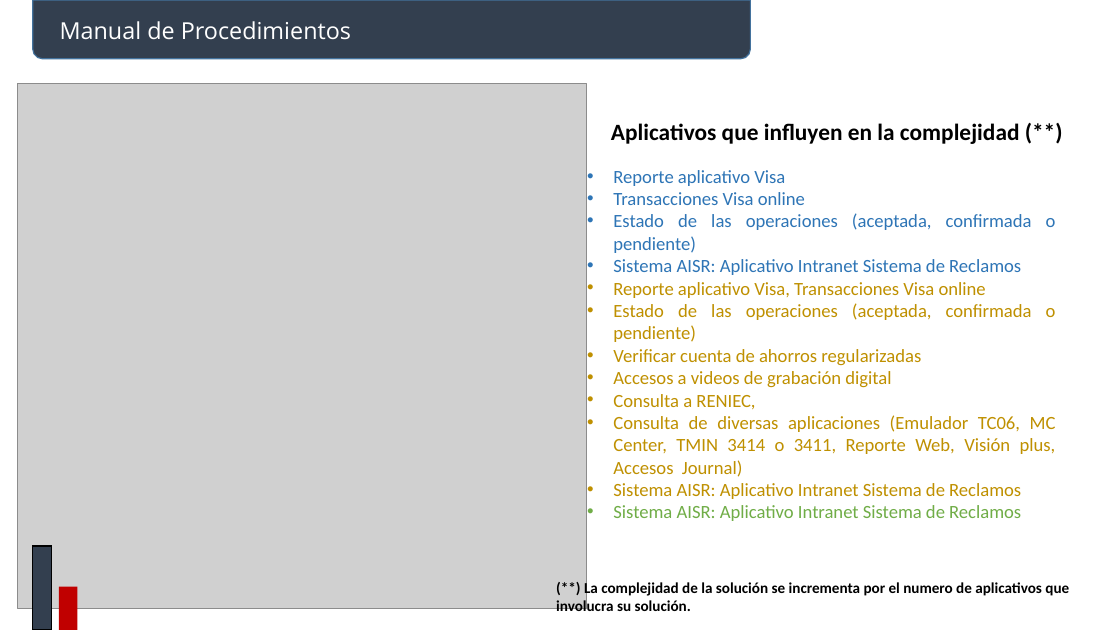
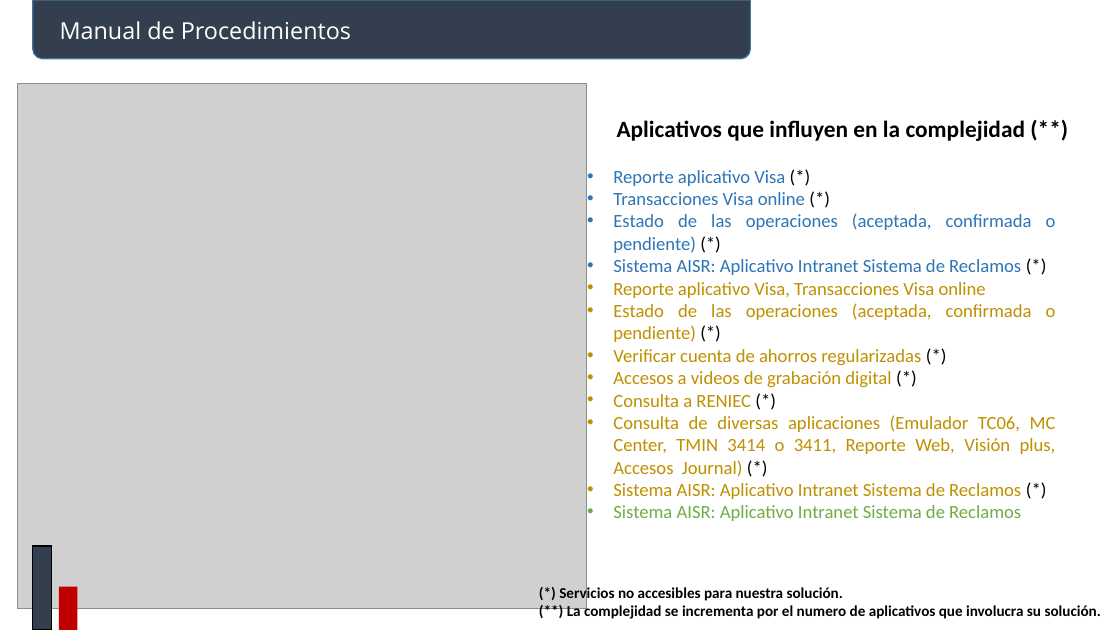
Before and after one commit to johnkbarrera/R2D2, a slide deck: slide 2 of BancoNacion/documentos/Reclamos_03_22.pptx. Drawn at 1120x630 pixels with LibreOffice and Linux fonts; fonts in the diff are those of the drawing; grey boxes stand for pictures. Boxes give left, top, right and bottom in pixels: in the first picture for what was removed or moved away, otherwise in the second. Text is boxed around its words. In the diff, an @@ line names an element or a change of style, - is before the commit and + after.

Commit message:
Reclamos 03 22

```diff
--- a/BancoNacion/documentos/Reclamos_03_22.pptx
+++ b/BancoNacion/documentos/Reclamos_03_22.pptx
@@ text "Aplicativos que influyen en la ..." moved from (x1=611, y1=123, x2=1020, y2=144) to (x1=617, y1=120, x2=1026, y2=141) @@
@@ text at (x1=613, y1=170, x2=1056, y2=499): text changed; text colour #2E75B6 to #BF9000 @@
-• Reporte aplicativo Visa
-• Transacciones Visa online
-• Estado de las operaciones (aceptada, confirmada o pendiente)
+• Reporte aplicativo Visa (*)
+• Transacciones Visa online (*)
+• Estado de las operaciones (aceptada, confirmada o pendiente) (*)
+• Sistema AISR: Aplicativo Intranet Sistema de Reclamos (*)
+• Reporte aplicativo Visa, Transacciones Visa online
+• Estado de las operaciones (aceptada, confirmada o pendiente) (*)
+• Verificar cuenta de ahorros regularizadas (*)
+• Accesos a videos de grabación digital (*)
+• Consulta a RENIEC (*)
+• Consulta de diversas aplicaciones (Emulador TC06, MC Center, TMIN 3414 o 3411, Reporte Web, Visión plus, Accesos Journal) (*)
+• Sistema AISR: Aplicativo Intranet Sistema de Reclamos (*)
@@ text at (x1=613, y1=282, x2=1056, y2=521): paragraphs removed @@
-• Reporte aplicativo Visa, Transacciones Visa online
-• Estado de las operaciones (aceptada, confirmada o pendiente)
-• Verificar cuenta de ahorros regularizadas
-• Accesos a videos de grabación digital
-• Consulta a RENIEC,
-• Consulta de diversas aplicaciones (Emulador TC06, MC Center, TMIN 3414 o 3411, Reporte Web, Visión plus, Accesos Journal)
-• Sistema AISR: Aplicativo Intranet Sistema de Reclamos
-• Sistema AISR: Aplicativo Intranet Sistema de Reclamos
@@ text at (x1=559, y1=585, x2=1101, y2=621): text changed @@
-(**) La complejidad de la solución se incrementa por el numero de aplicativos que involucra su solución.
+(*) Servicios no accesibles para nuestra solución.
+(**) La complejidad se incrementa por el numero de aplicativos que involucra su solución.
```
Also in this commit, not shown: 2 other files.
